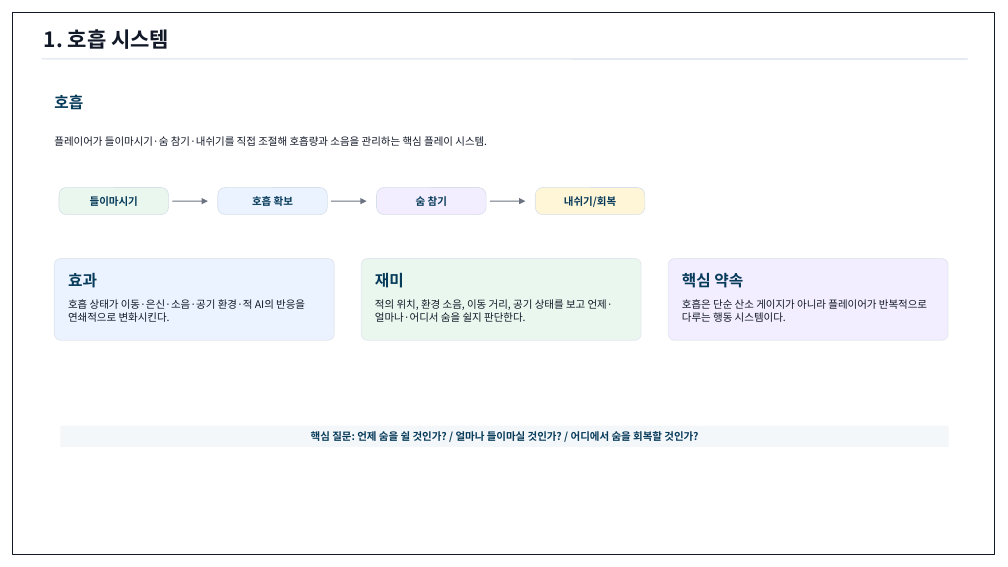
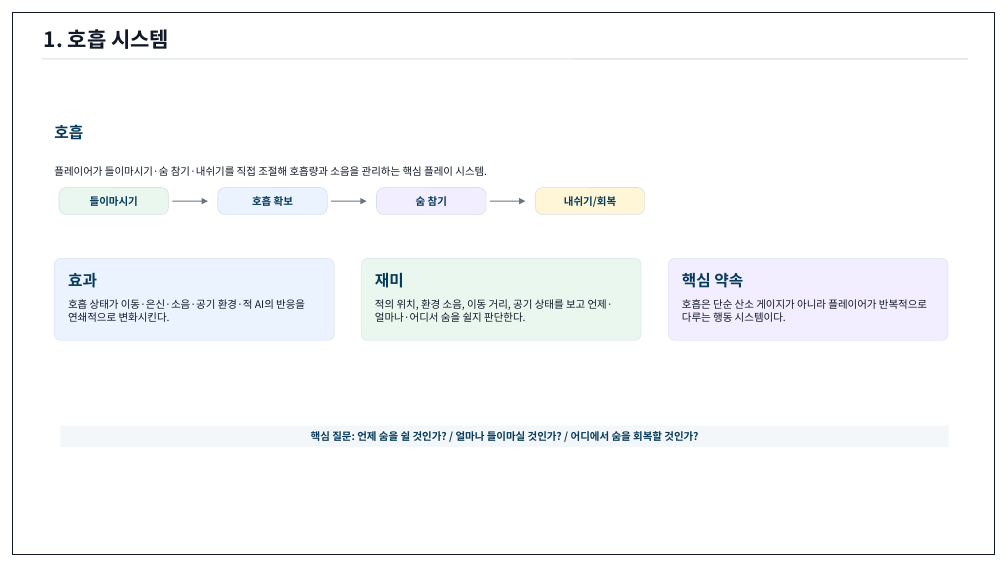
Before and after one commit to ysooj/Gihoek_8, a slide deck: slide 4 of [작업 중] 호흡 시스템 기획문서.pptx. Drawn at 1008x567 pixels with LibreOffice and Linux fonts; fonts in the diff are those of the drawing. Boxes give left, top, right and bottom in pixels: in the first picture for what was removed or moved away, otherwise in the second. Text is boxed around its words. In the diff, an @@ line names an element or a change of style, - is before the commit and + after.

```diff
--- a/[작업 중] 호흡 시스템 기획문서.pptx
+++ b/[작업 중] 호흡 시스템 기획문서.pptx
@@ text "호흡" moved from (x1=54, y1=94, x2=83, y2=110) to (x1=54, y1=124, x2=83, y2=140) @@
@@ text "플레이어가 들이마시기·숨 참기·내쉬기를 직접 조절해 ..." moved from (x1=54, y1=136, x2=487, y2=146) to (x1=54, y1=166, x2=487, y2=176) @@
```
Also in this commit, not shown: 28 other slides changed, 1 slide added, 3 other files.
